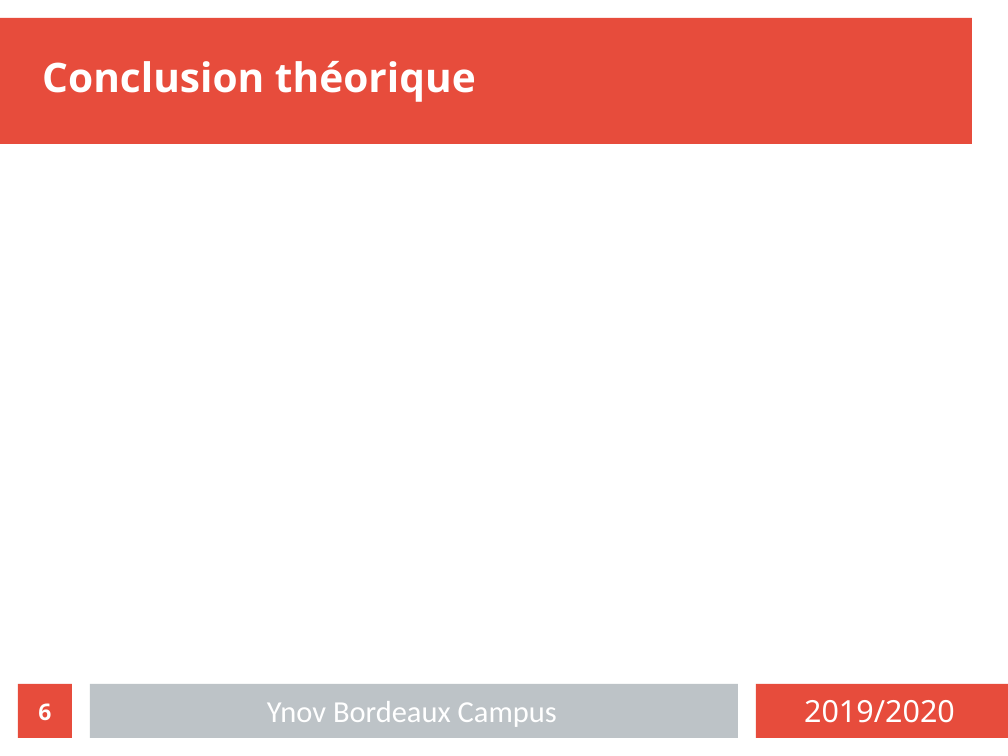
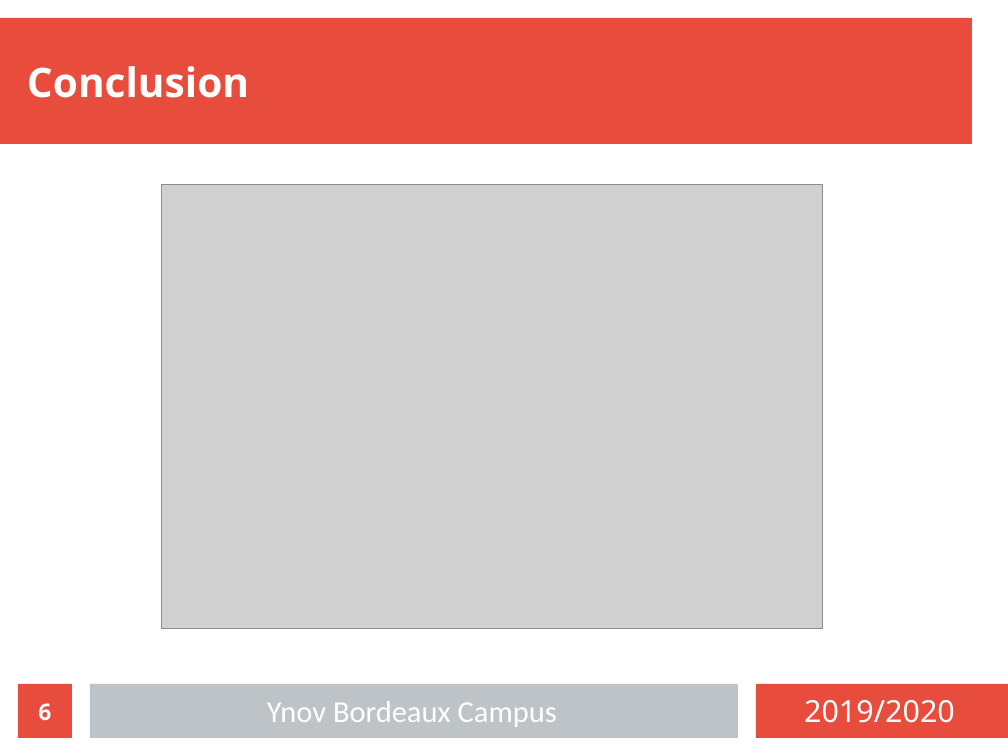
Before and after one commit to exender/Projet-dev, a slide deck: slide 6 of presentation.odp. Drawn at 1008x756 pixels with LibreOffice and Linux fonts; fonts in the diff are those of the drawing; grey boxes stand for pictures. Boxes give left, top, right and bottom in pixels: in the first picture for what was removed or moved away, otherwise in the second. Text is boxed around its words. In the diff, an @@ line names an element or a change of style, - is before the commit and + after.

Commit message:
wow

```diff
--- a/presentation.odp
+++ b/presentation.odp
@@ text at (x1=27, y1=66, x2=249, y2=98): text changed @@
-Conclusion théorique
+Conclusion
@@ picture added at (x1=162, y1=185, x2=822, y2=628) @@
```
